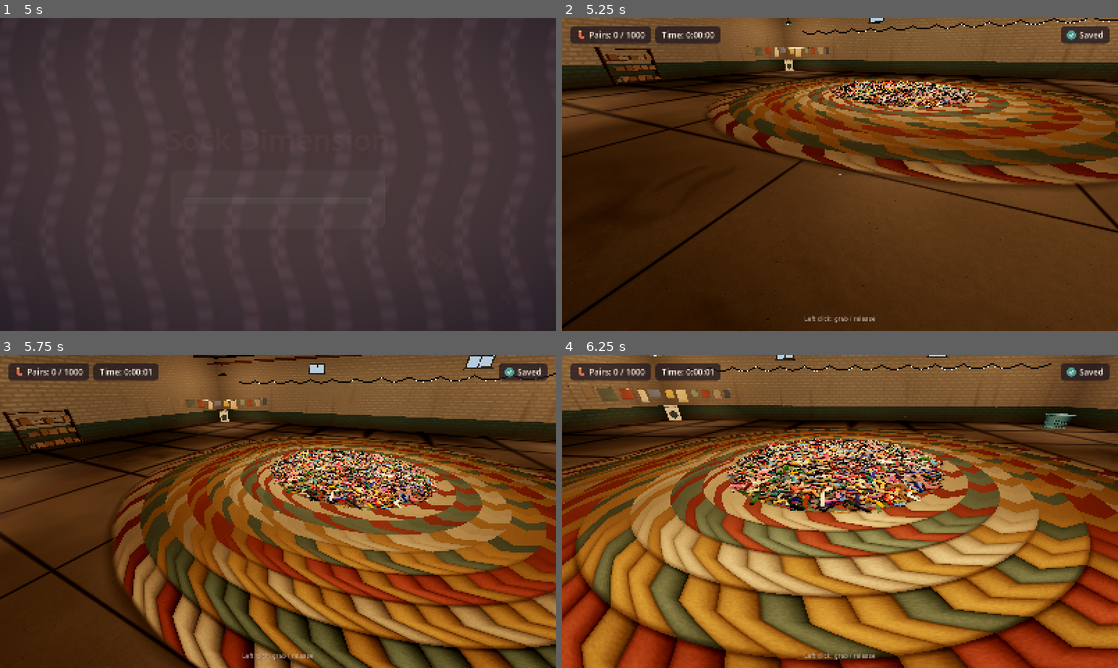
Above: before the commit, frames 1-4 (two rows, left to right).
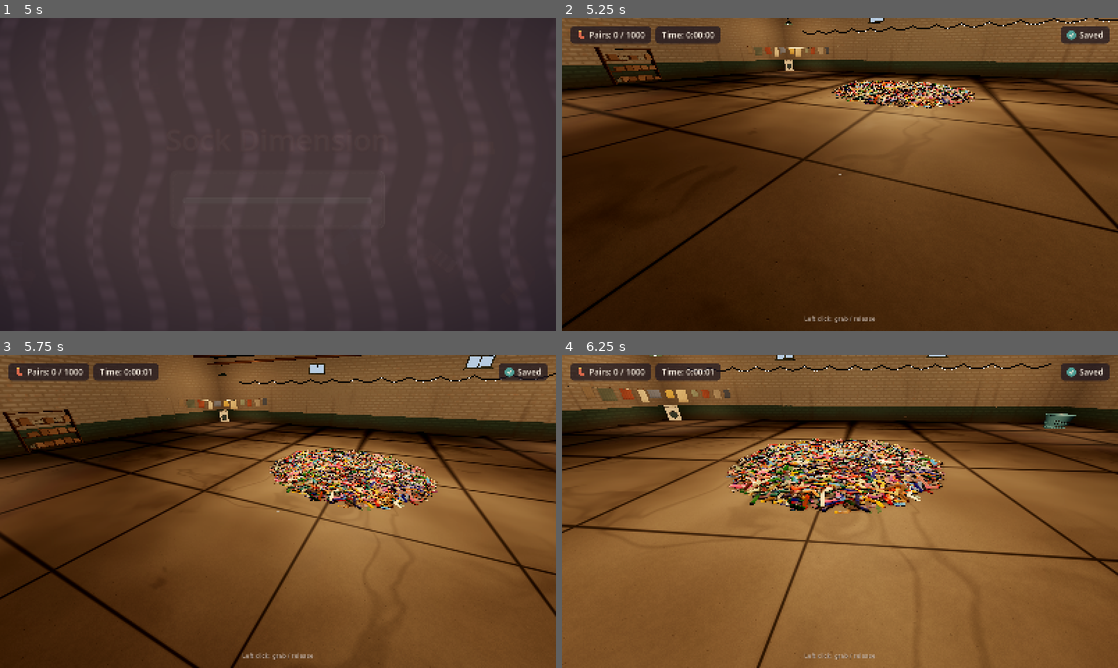
Above: after the commit, the same moments.

Repository: Expedox/DEV_SockDimension
Game: Godot game, scene res://scenes/main_menu.tscn
The game is run twice, just before and just after one commit, with the same random seed, the same clock (stepped at 60 frames per second) and the same inputs.
Inputs (mouse positions are in pixels of both pictures, inside the frame that each line leads up to):
- Up to frame 1 (5 s): click "New Game" at 0.5 s; click (289, 208) at 1.27 s; type "12" at 1.35 s; click "Start" at 2 s; move the mouse to (400, 158) at 2.77 s; press the mouse at (400, 158) at 2.78 s; hold D (move_right) 2.78-3.53 s; tap Space (jump) at 3.02, 3.77 s; move the mouse to (166, 190) at 3.52 s; release the mouse at (166, 190) at 3.53 s; hold S (move_back) 3.53-4.28 s; tap F (inspect) at 3.6 s; move the mouse to (333, 105) at 4.27 s; hold D (move_right) from 4.28 s (still down); hold E (pair) from 4.28 s (still down)
- Up to frame 2 (5.25 s): move the mouse to (834, 180) at 5.02 s; release D (move_right) at 5.03 s; release E (pair) at 5.03 s; hold W (move_forward) from 5.03 s (still down); right-click (834, 180) at 5.1 s
- Up to frame 3 (5.75 s): keep holding W (move_forward); tap Space (jump) at 5.27 s
- Up to frame 4 (6.25 s): keep holding W (move_forward); move the mouse to (878, 514) at 5.77 s; press the mouse at (878, 514) at 5.78 s; tap Space (jump) at 6.02 s

Frame 1 is identical in both runs. In frame 2, 14% of the frame differs, in the area x 26-100%, y 19-55%; in frame 3, 41%; in frame 4, 59%, in the area x 0-100%, y 23-100%.

Commit message:
Take the braided rug off the cellar floor
The big colourful rug under the pile pulled the eye away from the socks.
The floor is now plain concrete with its joints, so the socks stand out.

Diff:
--- a/data/world.json
+++ b/data/world.json
@@ -22,7 +22,6 @@
     -11.5
   ],
   "shell_thickness": 2.0,
-  "rug_radius": 8.0,
   "wall_band_height": 1.1,
   "basket_radius_bottom": 0.56,
   "basket_wall_thickness": 0.12,
@@ -43,9 +42,6 @@
     "wall_mortar": "#9f9583",
     "wall_band": "#4a675d",
     "ceiling": "#7a5a40",
-    "rug_a": "#74392c",
-    "rug_b": "#8c6c3c",
-    "rug_c": "#4b5c51",
     "basket": "#4b8fae",
     "machine_body": "#ece8df",
     "machine_panel": "#c9c5bb",
@@ -56,7 +52,6 @@
     "wall_grime": "#3d3127",
     "beam": "#5e4230",
     "wood_dark": "#2e1f15",
-    "rug_d": "#9c8f78",
     "window_frame": "#4f6b63",
     "shelf": "#7b5a3e",
     "cardboard": "#a98059",
--- a/scripts/world/cellar.gd
+++ b/scripts/world/cellar.gd
@@ -73,11 +73,6 @@
 	floor_material.shader = FLOOR_SHADER
 	floor_material.set_shader_parameter("base_color", _color("floor"))
 	floor_material.set_shader_parameter("dark_color", _color("floor_dark"))
-	floor_material.set_shader_parameter("rug_a", _color("rug_a"))
-	floor_material.set_shader_parameter("rug_b", _color("rug_b"))
-	floor_material.set_shader_parameter("rug_c", _color("rug_c"))
-	floor_material.set_shader_parameter("rug_d", _color("rug_d"))
-	floor_material.set_shader_parameter("rug_radius", float(_data["rug_radius"]))
 
 	var wall_material := ShaderMaterial.new()
 	wall_material.shader = WALL_SHADER
@@ -143,7 +138,7 @@
 	env.ssao_power = float(config.get("ssao_power", 1.5))
 	env.ssao_detail = 0.6
 	env.ssao_light_affect = float(config.get("ssao_light_affect", 0.2))
-	# Short-range bounce light, so the rug and socks tint their surroundings.
+	# Short-range bounce light, so the socks tint their surroundings.
 	env.ssil_enabled = bool(config.get("ssil", false))
 	env.ssil_radius = float(config.get("ssil_radius", 4.0))
 	env.ssil_intensity = float(config.get("ssil_intensity", 1.0))
--- a/shaders/cellar_floor.gdshader
+++ b/shaders/cellar_floor.gdshader
@@ -1,18 +1,11 @@
 shader_type spatial;
 
-// Old, stained concrete with saw-cut joints and a braided rag rug under the pile.
+// Old, stained concrete with saw-cut joints. Kept calm so the socks stand out.
 
 #include "res://shaders/cellar_noise.gdshaderinc"
 
 uniform vec3 base_color : source_color = vec3(0.44, 0.42, 0.38);
 uniform vec3 dark_color : source_color = vec3(0.28, 0.26, 0.24);
-uniform vec3 rug_a : source_color = vec3(0.6, 0.3, 0.22);
-uniform vec3 rug_b : source_color = vec3(0.74, 0.58, 0.32);
-uniform vec3 rug_c : source_color = vec3(0.36, 0.45, 0.4);
-uniform vec3 rug_d : source_color = vec3(0.8, 0.74, 0.62);
-uniform vec2 rug_center = vec2(0.0);
-uniform float rug_radius = 8.0;
-uniform float braid_width = 0.62;
 uniform float joint_spacing = 4.0;
 
 varying vec3 world_pos;
@@ -26,10 +19,6 @@
 	float grain = cellar_fbm(p * 9.0, 3);
 	float pits = smoothstep(0.72, 0.8, cellar_fbm(p * 23.0 + 5.0, 2));
 	return grain * 0.6 - pits * 0.5;
-}
-
-vec3 rug_strand(float pick) {
-	return pick < 1.0 ? rug_a : (pick < 2.0 ? rug_b : (pick < 3.0 ? rug_c : rug_d));
 }
 
 void fragment() {
@@ -67,59 +56,8 @@
 	vec2 slope = vec2(hx - h, hz - h) / e * 0.0025 * detail;
 	vec3 bump = normalize(vec3(-slope.x, 1.0, -slope.y));
 
-	// Rag rug: coiled braids, each made of three twisted strands.
-	vec2 from_center = p - rug_center;
-	float dist = length(from_center);
-	float edge_wobble = (cellar_gnoise(vec2(atan(from_center.y, from_center.x) * 6.0, 0.0)) * 0.04);
-	float rug_edge = rug_radius + edge_wobble;
-	float inside = 1.0 - smoothstep(rug_edge - pixel, rug_edge + pixel, dist);
-	// Soft contact shadow just outside the rug, it sits a little above the floor.
-	color *= 1.0 - 0.35 * smoothstep(0.25, 0.0, dist - rug_edge) * (1.0 - inside);
-
-	if (inside > 0.0) {
-		float ring = dist / braid_width;
-		float band = floor(ring);
-		float v = fract(ring);
-		float angle = atan(from_center.y, from_center.x);
-		float u = angle * dist / braid_width;
-		float across = abs(v - 0.5);
-		// Strand lobes lean one way on the inner half and the other way on the outer half.
-		float lean = (v - 0.5) * 1.3;
-		float s = u * 1.25 + abs(lean);
-		float lobe = floor(s);
-		float sf = fract(s);
-		// Each braid has a main colour; one of its three strands is a neighbouring colour.
-		float band_hash = cellar_hash1(vec2(band, 3.0));
-		float main_pick = floor(band_hash * 4.0);
-		float strand = mod(lobe + band, 3.0);
-		float palette = strand < 1.0 ? mod(main_pick + 1.0 + floor(cellar_hash1(vec2(band, 9.0)) * 3.0), 4.0) : main_pick;
-		vec3 rug = rug_strand(palette);
-		rug *= 0.92 + 0.12 * cellar_hash1(vec2(lobe, band)) + (strand - 1.0) * 0.04;
-
-		float lobe_shape = sin(sf * PI) * sqrt(max(1.0 - across * across * 4.0, 0.0));
-		float braid_detail = 1.0 - smoothstep(0.03, 0.1, pixel);
-		float shade = mix(0.85, 0.68 + 0.36 * lobe_shape, braid_detail);
-		float groove = smoothstep(0.0, 0.1, v) * smoothstep(1.0, 0.9, v);
-		// Dark gaps where one strand tucks under the next.
-		groove *= mix(1.0, smoothstep(0.0, 0.12, sf) * smoothstep(1.0, 0.88, sf), 0.6);
-		shade *= mix(0.85, 0.6 + 0.4 * groove, braid_detail);
-		float fiber = cellar_fbm(vec2(u * 10.0 + v * 3.0, v * 30.0), 3);
-		float lint = cellar_fbm(p * 30.0, 2);
-		rug *= shade * (0.8 + 0.35 * fiber * braid_detail) * (0.92 + 0.12 * lint);
-
-		// Lobes tilt the normal so the braid catches the lamp light.
-		vec3 rug_bump = normalize(vec3(
-				cos(sf * PI) * 0.35 * braid_detail * cos(angle) - (v - 0.5) * 0.5 * braid_detail * cos(angle),
-				1.0,
-				cos(sf * PI) * 0.35 * braid_detail * sin(angle) - (v - 0.5) * 0.5 * braid_detail * sin(angle)));
-
-		color = mix(color, rug, inside);
-		roughness = mix(roughness, 0.97, inside);
-		bump = normalize(mix(bump, rug_bump, inside));
-	}
-
 	ALBEDO = color;
 	ROUGHNESS = roughness;
-	SPECULAR = mix(0.35, 0.15, inside);
+	SPECULAR = 0.35;
 	NORMAL = normalize((VIEW_MATRIX * vec4(bump, 0.0)).xyz);
 }
